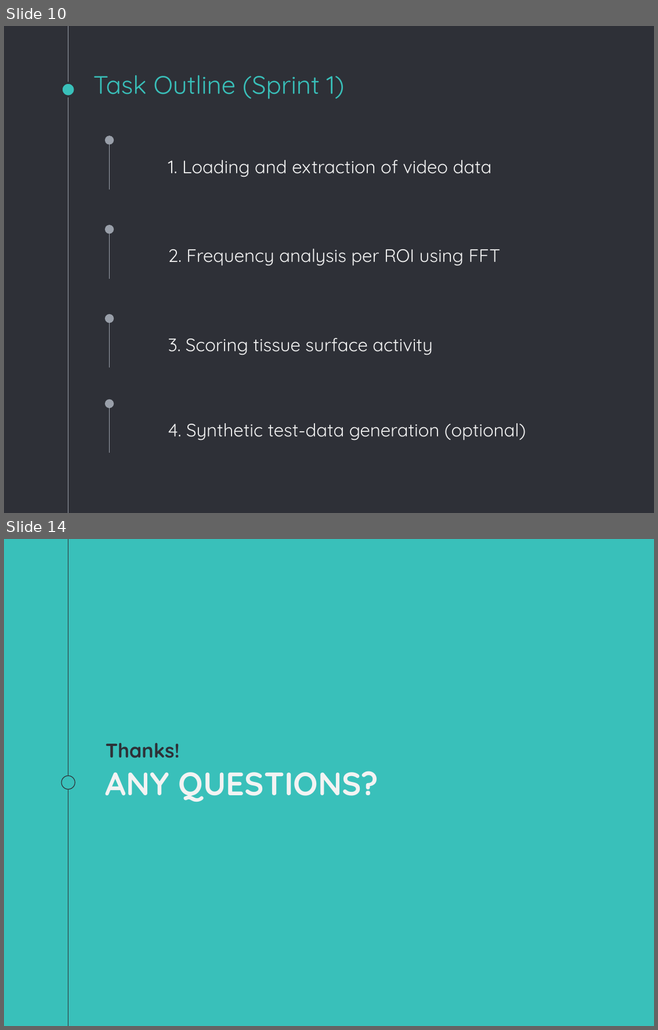
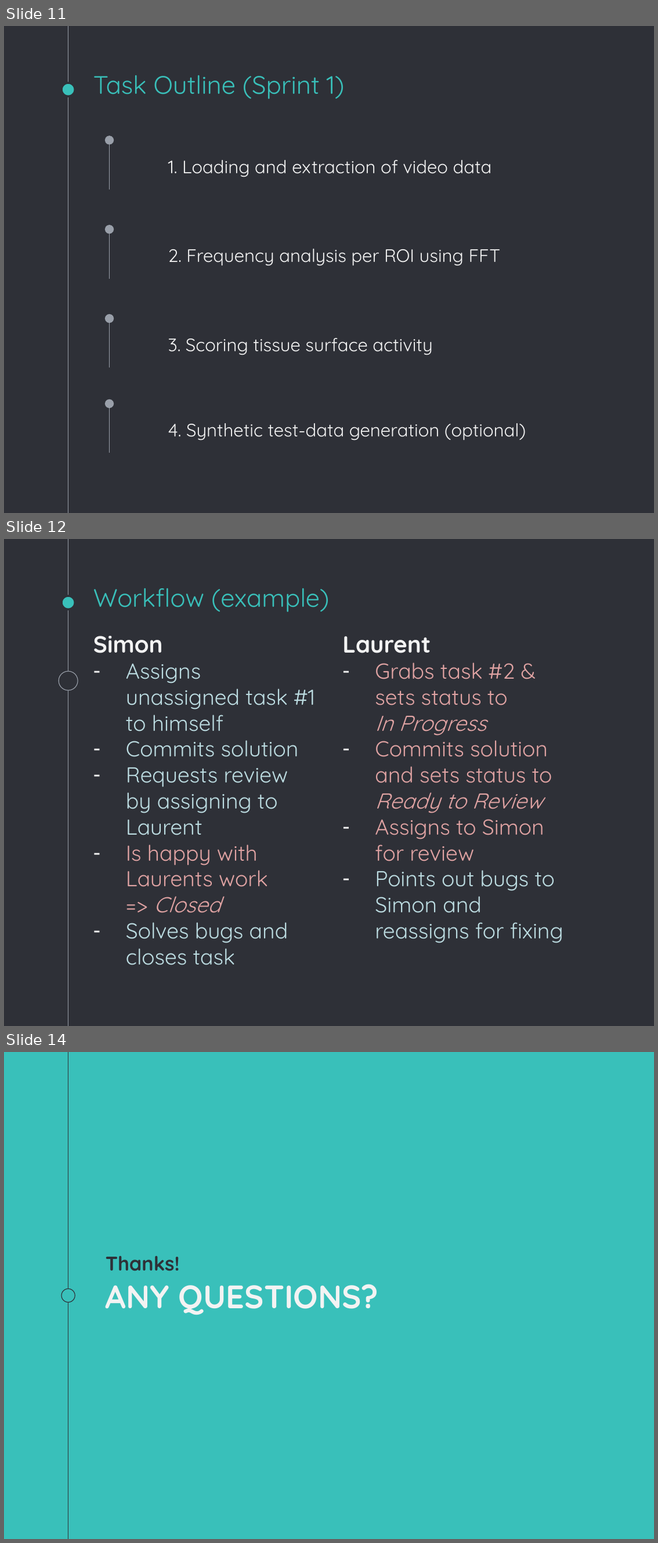
Before and after one commit to SimuJenni/RD-project, a slide deck: doc/initial-plan.pptx. Shown one above the other, each under a label of ours: slides 10 and 14 before the commit, slides 11, 12 and 14 after it; the slides between them are not shown. The pictures are 658x1030 and 658x1543 pixels, drawn with LibreOffice and Linux fonts; fonts in the diff are those of the drawing. Boxes give left, top, right and bottom in pixels: in the first picture for what was removed or moved away, otherwise in the second. Text is boxed around its words. In the diff, an @@ line names an element or a change of style, - is before the commit and + after.

```diff
--- a/doc/initial-plan.pptx
+++ b/doc/initial-plan.pptx
@@ slide 12 added at box(4, 539, 654, 1026), background #2E3037; not listed: 2 template elements that a slide beside it also shows @@
@@ title added at box(93, 588, 329, 612), 28 pt, text #39C0BA @@
+Workflow (example)
@@ text added at box(93, 636, 315, 965), 24 pt, text #BCDCE1 @@
+Simon
+– Assigns unassigned task #1 to himself
+– Commits solution
+– Requests review by assigning to Laurent
+– Is happy with Laurents work
+  => Closed
+– Solves bugs and closes task
@@ text added at box(342, 636, 563, 943), 24 pt, text #E0A3A3 @@
+Laurent
+– Grabs task #2 & sets status to
+  In Progress
+– Commits solution and sets status to Ready to Review
+– Assigns to Simon for review
+– Points out bugs to Simon and reassigns for fixing
@@ ellipse added at box(59, 671, 78, 690), fill #2E3037, outline #999FA9 0.75 pt @@
@@ what was slide 10 is now slide 11 @@
```
Also in this commit, not shown: 3 slides changed, 1 other slide added, 2 slides removed, 2 other files.
